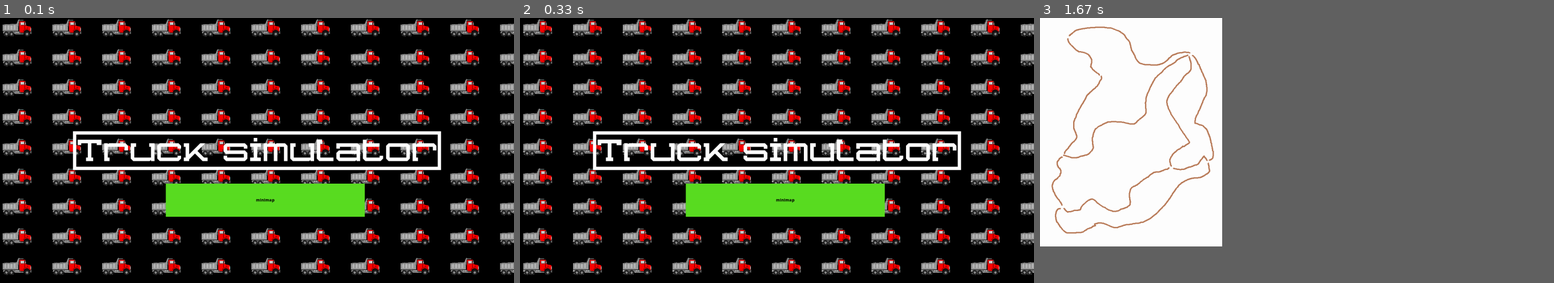
Above: before the commit, frames 1-3 (left to right).
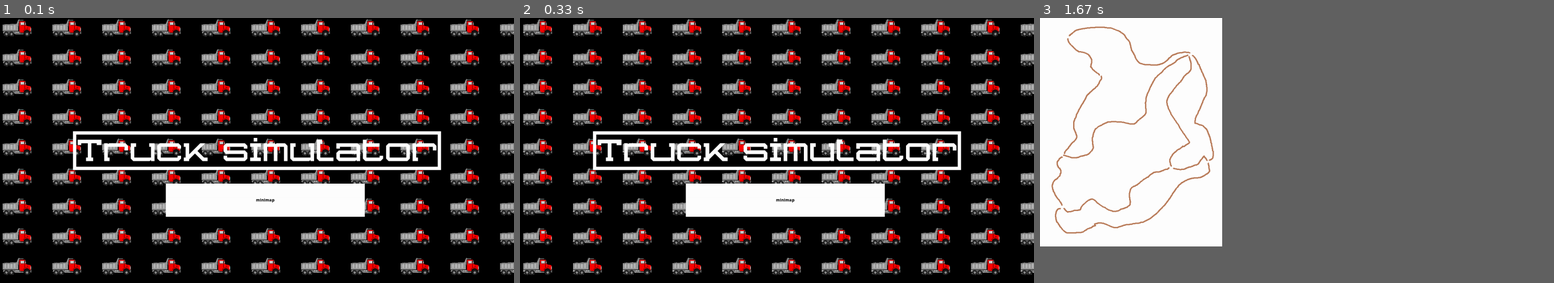
Above: after the commit, the same moments.

Repository: supermeganikitos/Project_pygame
Game: pygame game, started from mane.py
Same seed, same stepped clock (60 frames per second), same inputs: the game is played once before the commit and once after it.
Inputs:
- Up to frame 1 (0.1 s): no input
- Up to frame 2 (0.33 s): no input
- Up to frame 3 (1.67 s): click "minimap" at 0.43 s

The runs differ from the first frame. In frame 1, 4.8% of the frame differs, in the area x 32-71%, y 62-75%; in frame 2, 4.8%; in frame 3, nothing differs.

Commit message:
кнопка

Diff:
--- a/mane.py
+++ b/mane.py
@@ -28,7 +28,7 @@
     screen = pygame.display.set_mode(size)
     pygame.display.set_caption('simulator truck')
     group_preview = pygame.sprite.Group()
-    mimapbtn = SimpleButton(group_preview, 500, 500, 600, 100, color=(90, 221, 34), text='minimap')
+    mimapbtn = SimpleButton(group_preview, 500, 500, 600, 100, pygame.Color('white'), text='minimap')
     pygame.display.flip()
     x_step = 150
     y_step = 90
